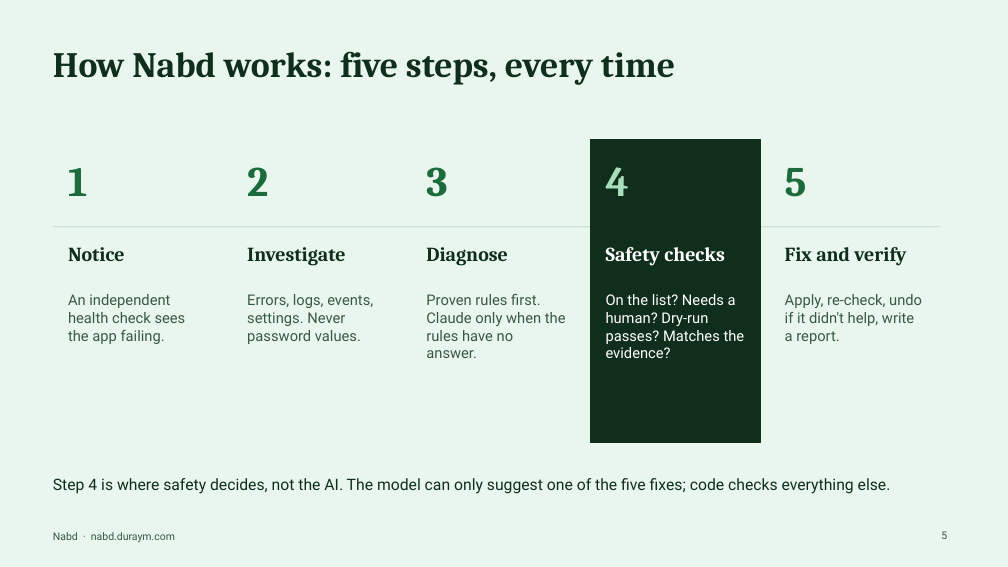
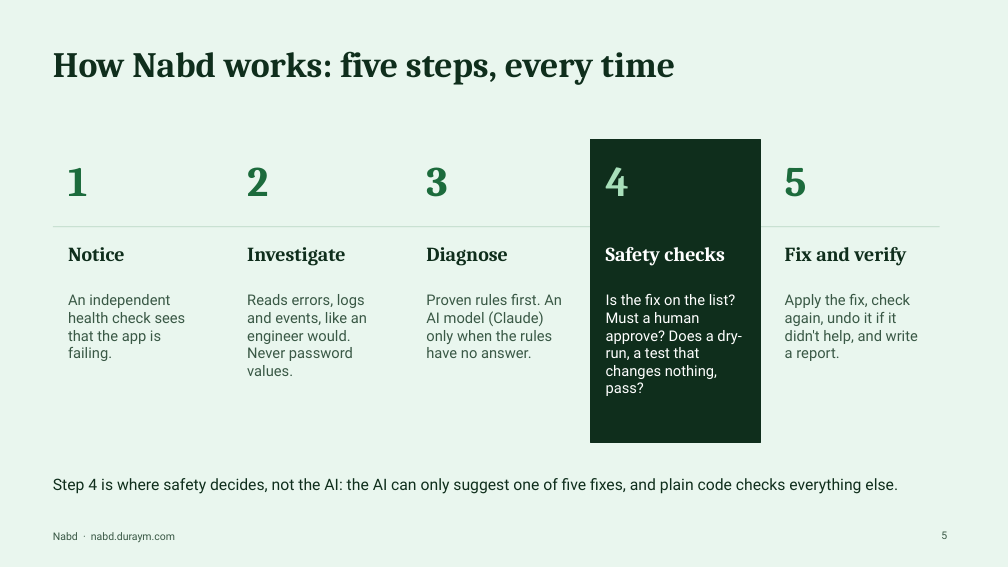
Before and after one commit to moaddreem/k8s-healing-agent, a slide deck: slide 5 of submission/Nabd-deck.pptx. Drawn at 1008x567 pixels with LibreOffice and Linux fonts; fonts in the diff are those of the drawing. Boxes give left, top, right and bottom in pixels: in the first picture for what was removed or moved away, otherwise in the second. Text is boxed around its words. In the diff, an @@ line names an element or a change of style, - is before the commit and + after.

```diff
--- a/submission/Nabd-deck.pptx
+++ b/submission/Nabd-deck.pptx
@@ text at [68,294,186,361]: text changed @@
-An independent health check sees the app failing.
+An independent health check sees that the app is failing.
@@ text at [247,294,367,376]: text changed @@
-Errors, logs, events, settings. Never password values.
+Reads errors, logs and events, like an engineer would. Never password values.
@@ text at [426,294,562,358]: text changed @@
-Proven rules first. Claude only when the rules have no answer.
+Proven rules first. An AI model (Claude) only when the rules have no answer.
@@ text at [606,294,741,396]: text changed @@
-On the list? Needs a human? Dry-run passes? Matches the evidence?
+Is the fix on the list? Must a human approve? Does a dry-run, a test that changes nothing, pass?
@@ text at [785,294,918,361]: text changed @@
-Apply, re-check, undo if it didn't help, write a report.
+Apply the fix, check again, undo it if it didn't help, and write a report.
@@ text at [53,478,898,494]: text changed @@
-Step 4 is where safety decides, not the AI. The model can only suggest one of the five fixes; code checks everything else.
+Step 4 is where safety decides, not the AI: the AI can only suggest one of five fixes, and plain code checks everything else.
```
Also in this commit, not shown: 5 other slides changed, 2 other files.
